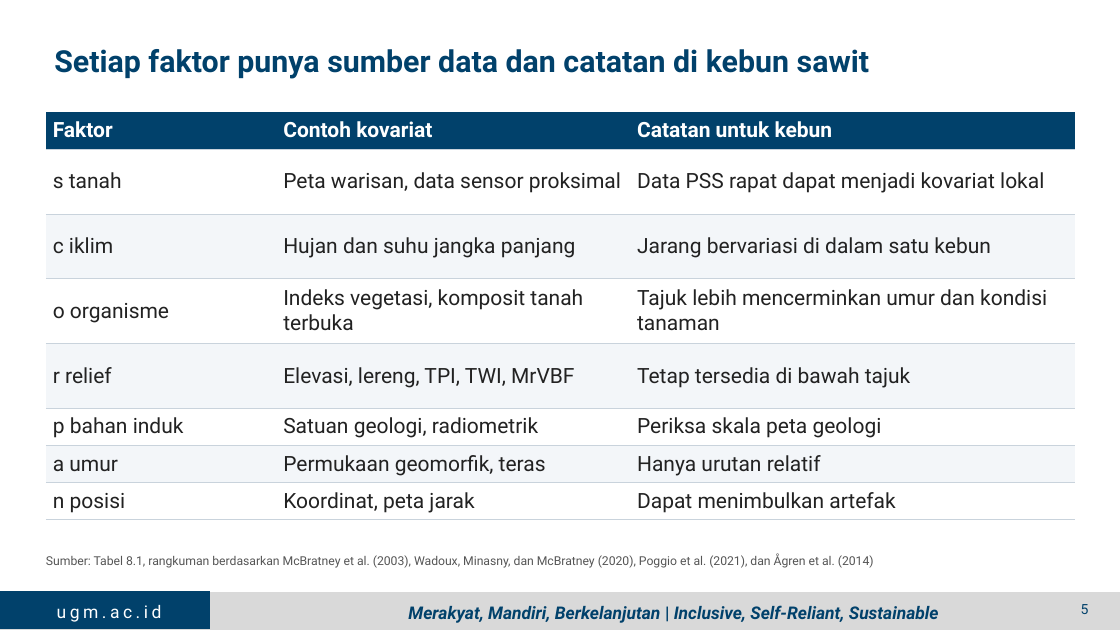
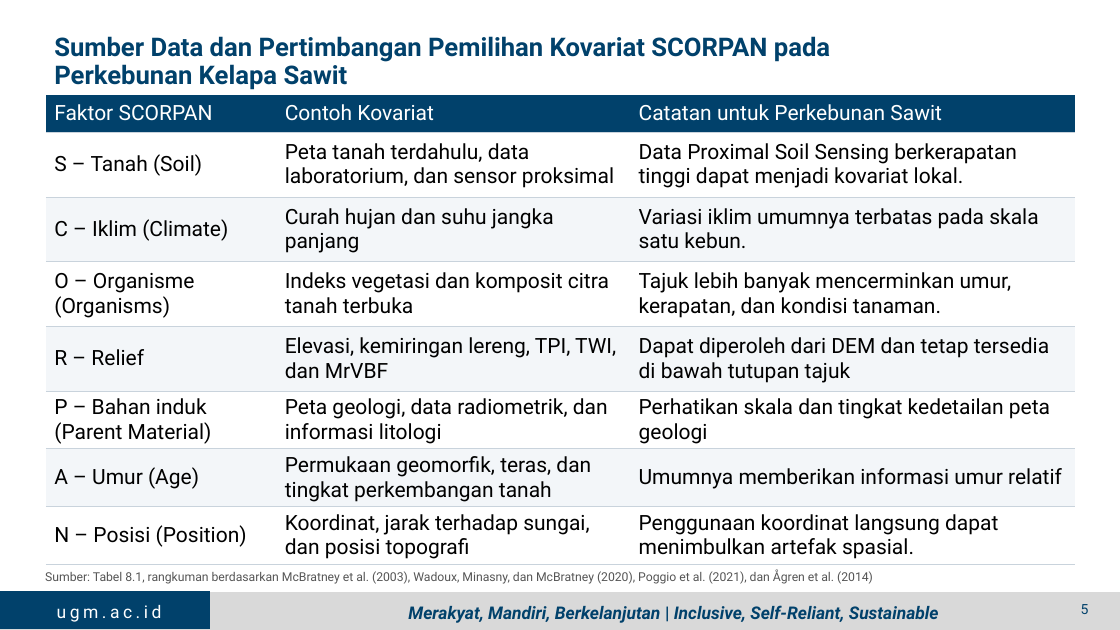
Before and after one commit to jhnhp/SMART, a slide deck: slide 5 of Output/Presentasi/PPT_5_Dr_Guruh_Digital_Soil_Mapping.pptx. Drawn at 1120x630 pixels with LibreOffice and Linux fonts; fonts in the diff are those of the drawing; background and template pictures are left out. Boxes give left, top, right and bottom in pixels: in the first picture for what was removed or moved away, otherwise in the second. Text is boxed around its words. In the diff, an @@ line names an element or a change of style, - is before the commit and + after.

```diff
--- a/Output/Presentasi/PPT_5_Dr_Guruh_Digital_Soil_Mapping.pptx
+++ b/Output/Presentasi/PPT_5_Dr_Guruh_Digital_Soil_Mapping.pptx
@@ title at (54, 36, 830, 90): text changed; size 26 to 22 pt @@
-Setiap faktor punya sumber data dan catatan di kebun sawit
+Sumber Data dan Pertimbangan Pemilihan Kovariat SCORPAN pada Perkebunan Kelapa Sawit
@@ table at (46, 95, 1075, 568) @@
-row 1: Faktor | Contoh kovariat | Catatan untuk kebun
+row 1: Faktor SCORPAN | Contoh Kovariat | Catatan untuk Perkebunan Sawit
-row 2: s tanah | Peta warisan, data sensor proksimal | Data PSS rapat dapat menjadi kovariat lokal
+row 2: S – Tanah (Soil) | Peta tanah terdahulu, data laboratorium, dan sensor proksimal | Data Proximal Soil Sensing berkerapatan tinggi dapat menjadi kovariat lokal.
-row 3: c iklim | Hujan dan suhu jangka panjang | Jarang bervariasi di dalam satu kebun
+row 3: C – Iklim (Climate) | Curah hujan dan suhu jangka panjang | Variasi iklim umumnya terbatas pada skala satu kebun.
-row 4: o organisme | Indeks vegetasi, komposit tanah terbuka | Tajuk lebih mencerminkan umur dan kondisi tanaman
+row 4: O – Organisme (Organisms) | Indeks vegetasi dan komposit citra tanah terbuka | Tajuk lebih banyak mencerminkan umur, kerapatan, dan kondisi tanaman.
-row 5: r relief | Elevasi, lereng, TPI, TWI, MrVBF | Tetap tersedia di bawah tajuk
+row 5: R – Relief | Elevasi, kemiringan lereng, TPI, TWI, dan MrVBF | Dapat diperoleh dari DEM dan tetap tersedia di bawah tutupan tajuk
-row 6: p bahan induk | Satuan geologi, radiometrik | Periksa skala peta geologi
+row 6: P – Bahan induk (Parent Material) | Peta geologi, data radiometrik, dan informasi litologi | Perhatikan skala dan tingkat kedetailan peta geologi
-row 7: a umur | Permukaan geomorfik, teras | Hanya urutan relatif
+row 7: A – Umur (Age) | Permukaan geomorfik, teras, dan tingkat perkembangan tanah | Umumnya memberikan informasi umur relatif
-row 8: n posisi | Koordinat, peta jarak | Dapat menimbulkan artefak
+row 8: N – Posisi (Position) | Koordinat, jarak terhadap sungai, dan posisi topografi | Penggunaan koordinat langsung dapat menimbulkan artefak spasial.
@@ borders changed @@
@@ table: place and size @@
-table at (46, 112, 1075, 520)
+table at (46, 95, 1075, 568)
@@ text "Sumber: Tabel 8.1, rangkuman berdasarkan ...": place and size @@
-text "Sumber: Tabel 8.1, rangkuman berdasarkan ..." at (46, 553, 874, 568)
+text "Sumber: Tabel 8.1, rangkuman berdasarkan ..." at (45, 570, 873, 584)
```
Also in this commit, not shown: 13 other slides changed, 3 slides removed, 12 other files.
